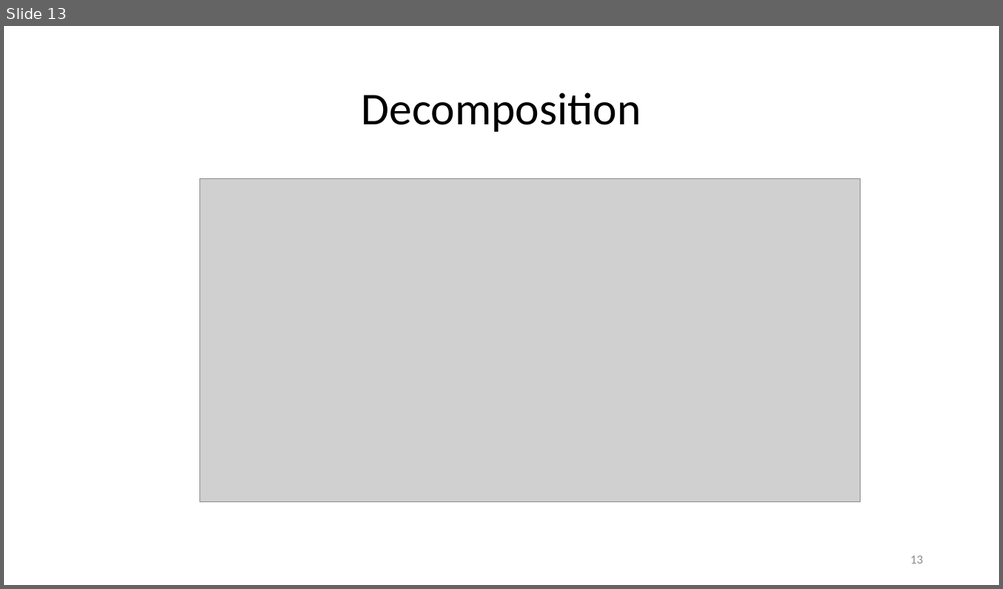
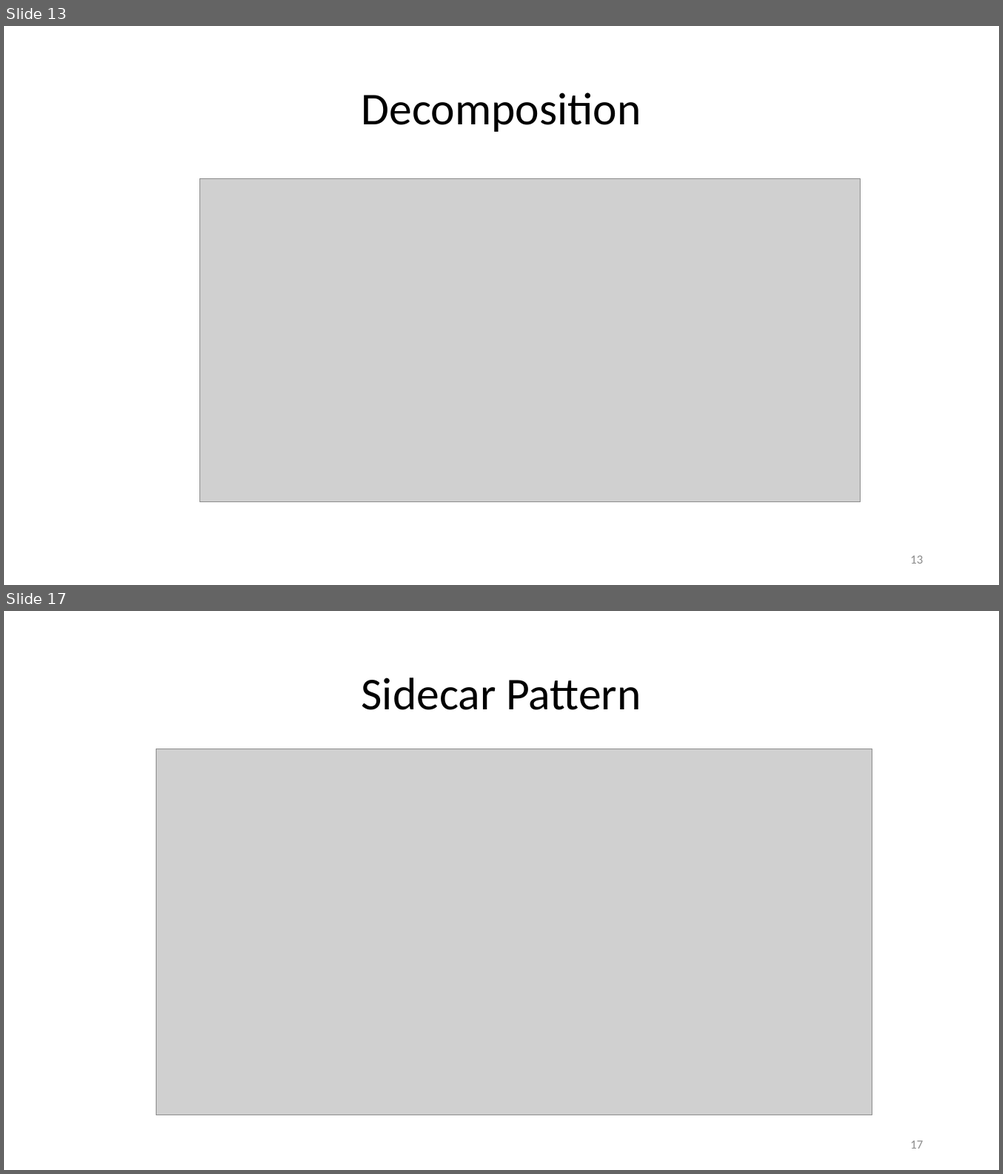
Before and after one commit to StevenJoseph19/GS-Training, a slide deck: Training Materials/17. Understanding Microservices/Slides/4. Design Patterns of Microservices/design-patterns-of-microservices-slides.pptx. Shown one above the other, each under a label of ours: slide 13 before the commit, slides 13 and 17 after it; the slides between them are not shown. The pictures are 1003x589 and 1003x1174 pixels, drawn with LibreOffice and Linux fonts; fonts in the diff are those of the drawing; grey boxes stand for pictures. Boxes give left, top, right and bottom in pixels: in the first picture for what was removed or moved away, otherwise in the second. Text is boxed around its words. In the diff, an @@ line names an element or a change of style, - is before the commit and + after.

```diff
--- a/Training Materials/17. Understanding Microservices/Slides/4. Design Patterns of Microservices/design-patterns-of-microservices-slides.pptx
+++ b/Training Materials/17. Understanding Microservices/Slides/4. Design Patterns of Microservices/design-patterns-of-microservices-slides.pptx
@@ slide 17 added at (4,611,999,1170), background #FFFFFF @@
@@ title added at (361,678,640,710), 44 pt, text #000000 @@
+Sidecar Pattern
@@ picture added at (156,749,873,1116) @@
@@ page number added at (910,1141,922,1149), 12 pt, text #8C8C8C @@
+17
```
Also in this commit, not shown: 14 other slides added.
